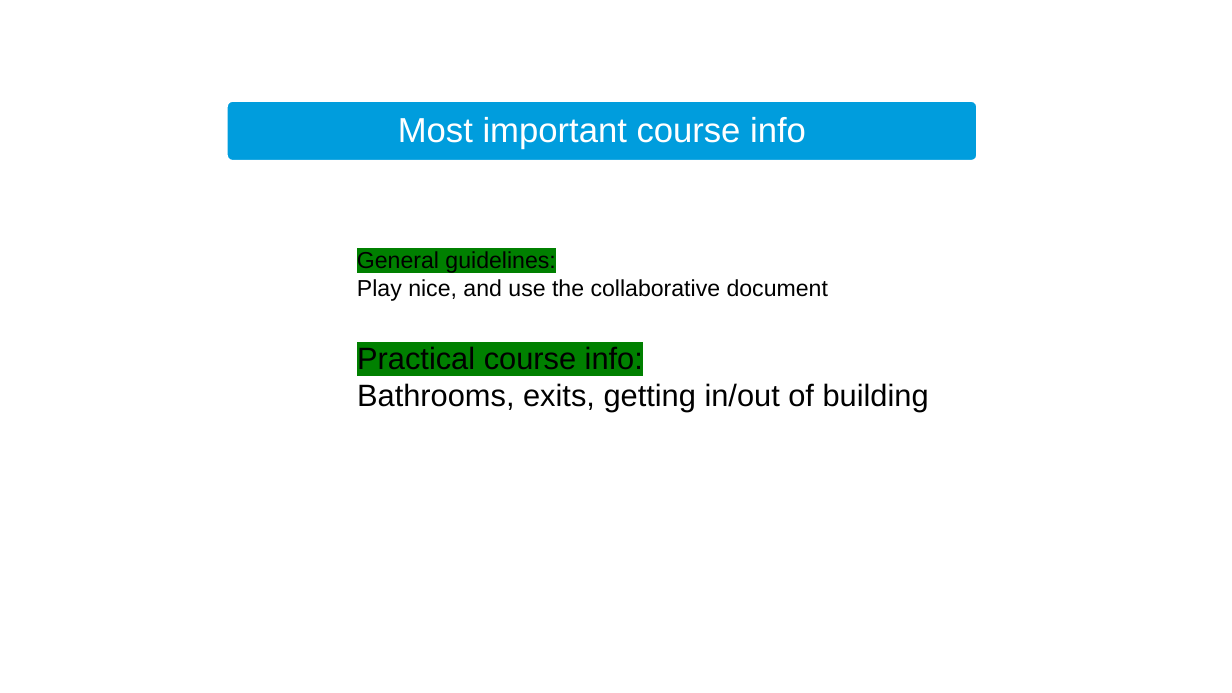
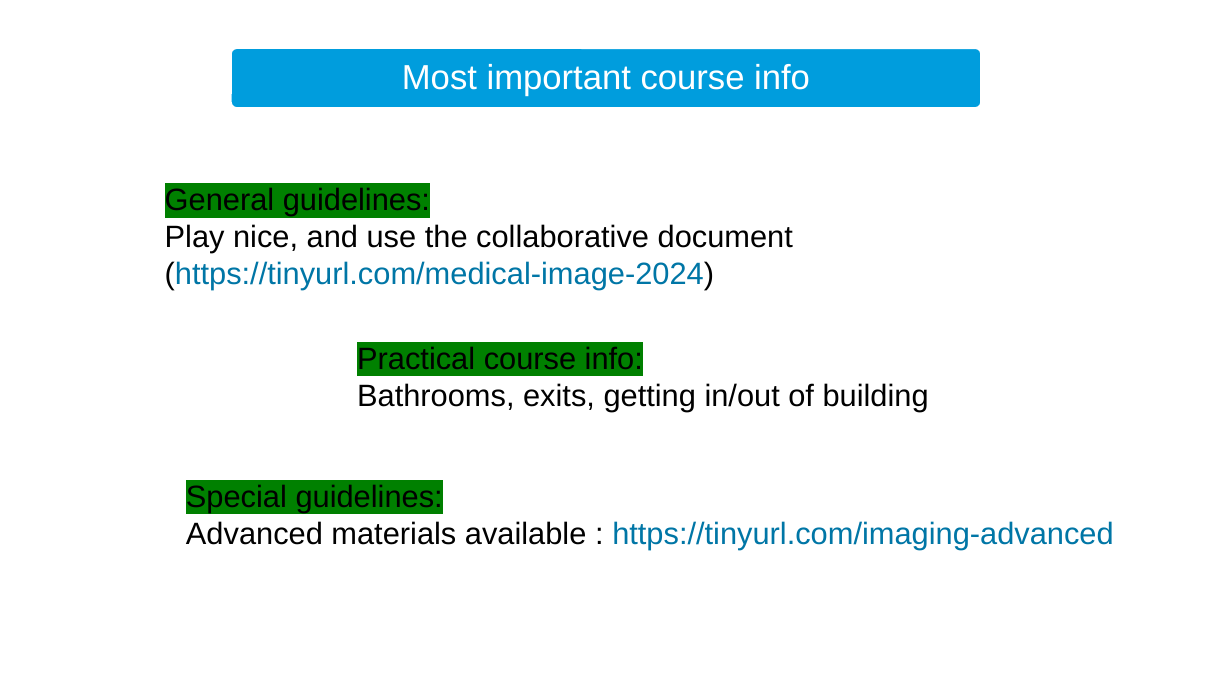
Before and after one commit to esciencecenter-digital-skills/medical-image-processing-materials, a slide deck: slide 10 of presentations/first_intro_1.pptx. Drawn at 1232x693 pixels with LibreOffice and Linux fonts; fonts in the diff are those of the drawing; background and template pictures are left out. Boxes give left, top, right and bottom in pixels: in the first picture for what was removed or moved away, otherwise in the second. Text is boxed around its words. In the diff, an @@ line names an element or a change of style, - is before the commit and + after.

Commit message:
add mri lecture

```diff
--- a/presentations/first_intro_1.pptx
+++ b/presentations/first_intro_1.pptx
@@ rounded rectangle: place and size @@
-rounded rectangle at (226, 101, 978, 162)
+rounded rectangle at (230, 48, 982, 109)
@@ text "Most important course info": place and size @@
-text "Most important course info" at (398, 117, 806, 149)
+text "Most important course info" at (402, 64, 810, 96)
@@ text "General guidelines:": place and size @@
-text "General guidelines:" at (357, 251, 828, 301)
+text "General guidelines:" at (165, 187, 793, 290)
@@ text at (165, 187, 793, 253): size 18 to 24 pt in "General guidelines:", "Play nice, and use the collaborative document" @@
@@ text at (165, 261, 714, 290): paragraph added @@
+(https://tinyurl.com/medical-image-2024)
@@ text added at (186, 484, 1113, 550), 24 pt, text #000000 @@
+Special guidelines:
+Advanced materials available : https://tinyurl.com/imaging-advanced
```
Also in this commit, not shown: 1 other slide changed, 1 other file.
